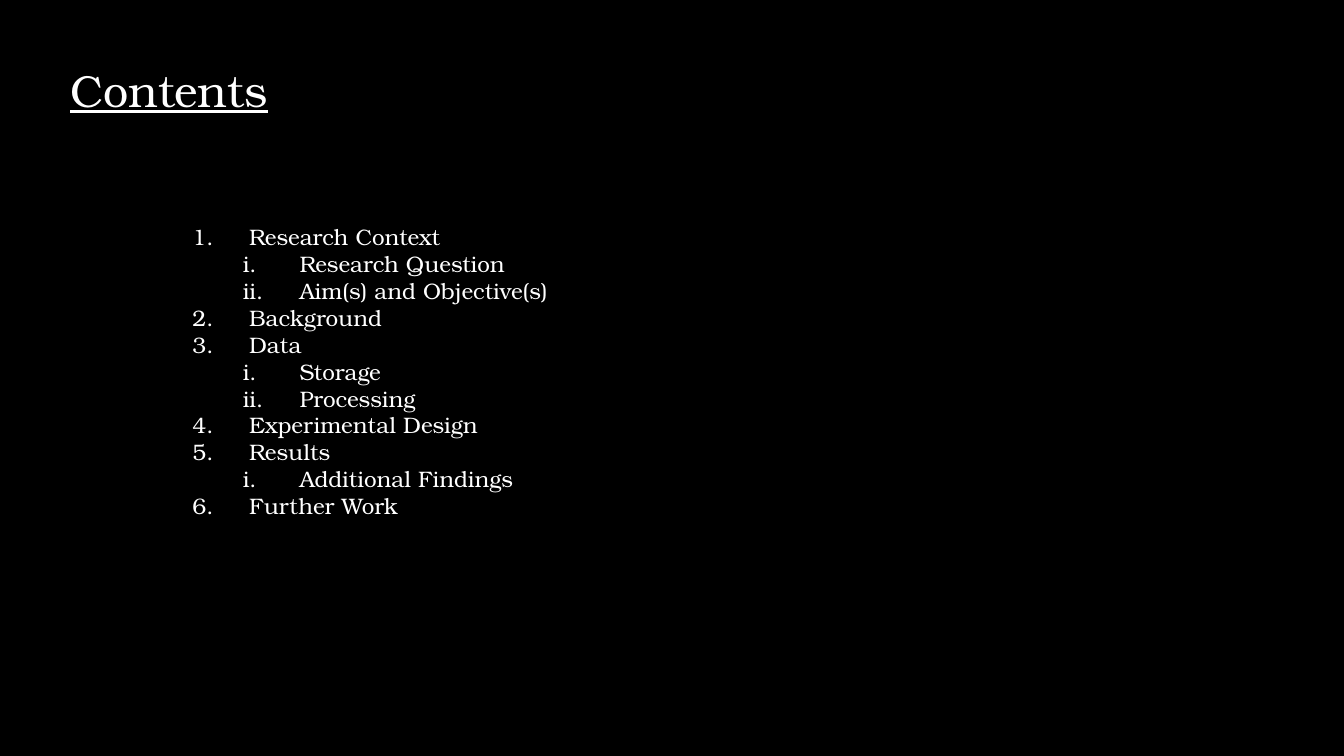
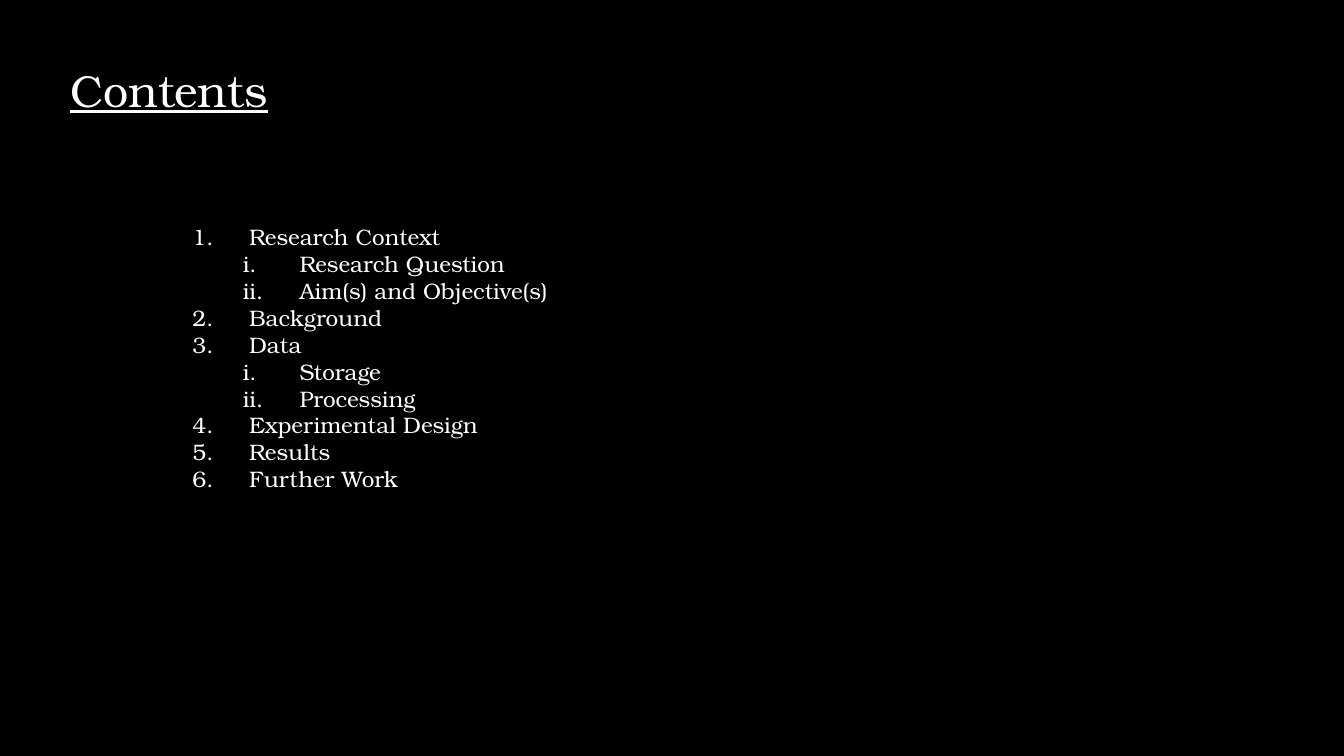
Before and after one commit to sourasen1011/UoE_Research_Project_2023, a slide deck: slide 2 of presentations/powerpoint_presentation/my_presentation.pptx. Drawn at 1344x756 pixels with LibreOffice and Linux fonts; fonts in the diff are those of the drawing. Boxes give left, top, right and bottom in pixels: in the first picture for what was removed or moved away, otherwise in the second. Text is boxed around its words. In the diff, an @@ line names an element or a change of style, - is before the commit and + after.

```diff
--- a/presentations/powerpoint_presentation/my_presentation.pptx
+++ b/presentations/powerpoint_presentation/my_presentation.pptx
@@ text at <box>300,471,513,493</box>: paragraph removed @@
-  i. Additional Findings
```
Also in this commit, not shown: 6 other slides changed, 1 slide added, 4 other files.
